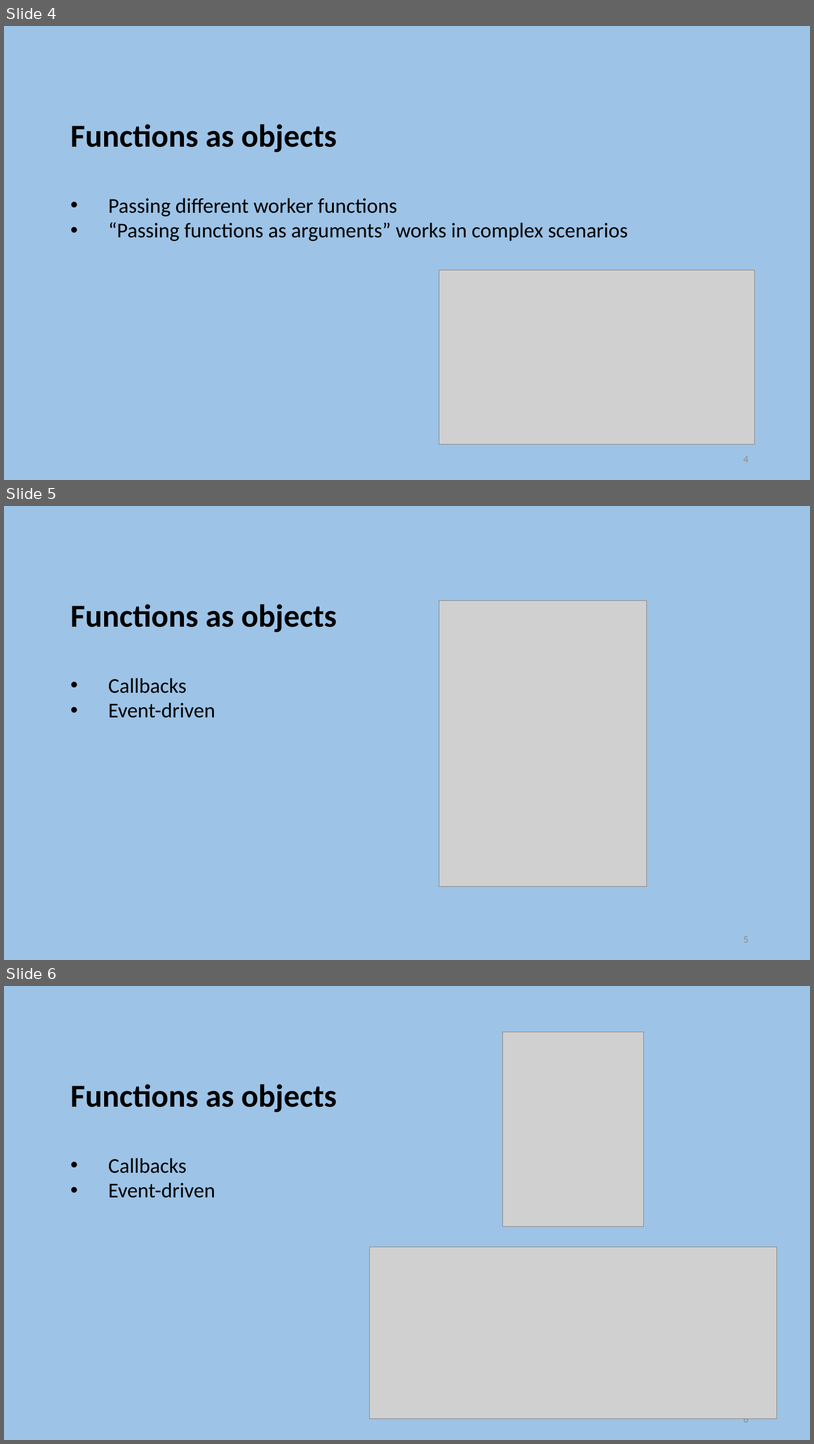
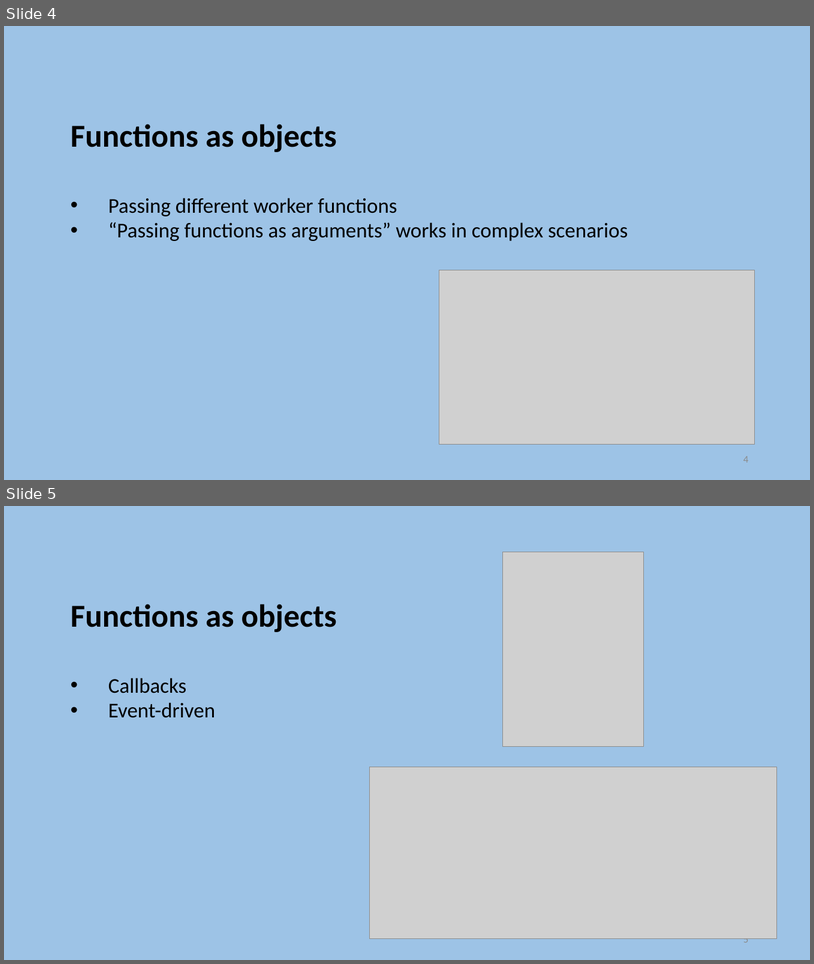
Before and after one commit to szetko/course-materials, a slide deck: Programming 4/Week 12/S1. Functional Programming with Python I.pptx. Shown one above the other, each under a label of ours: slides 4, 5 and 6 before the commit, slides 4 and 5 after it. The pictures are 814x1444 and 814x964 pixels, drawn with LibreOffice and Linux fonts; fonts in the diff are those of the drawing; grey boxes stand for pictures. Boxes give left, top, right and bottom in pixels: in the first picture for what was removed or moved away, otherwise in the second. Text is boxed around its words. In the diff, an @@ line names an element or a change of style, - is before the commit and + after.

```diff
--- a/Programming 4/Week 12/S1. Functional Programming with Python I.pptx
+++ b/Programming 4/Week 12/S1. Functional Programming with Python I.pptx
@@ slide 5 removed at <box>4,506,810,960</box>, background #9DC3E6 @@
@@ text removed at <box>71,604,337,718</box> @@
-Functions as objects
-    • Callbacks
-    • Event-driven
@@ picture removed at <box>440,600,647,886</box> @@
@@ page number removed at <box>744,936,749,942</box> @@
-5
@@ what was slide 6 is now slide 5 @@
@@ page number at <box>744,934,749,942</box>: text changed @@
-6
+5
```
Also in this commit, not shown: 1 other slide removed.
